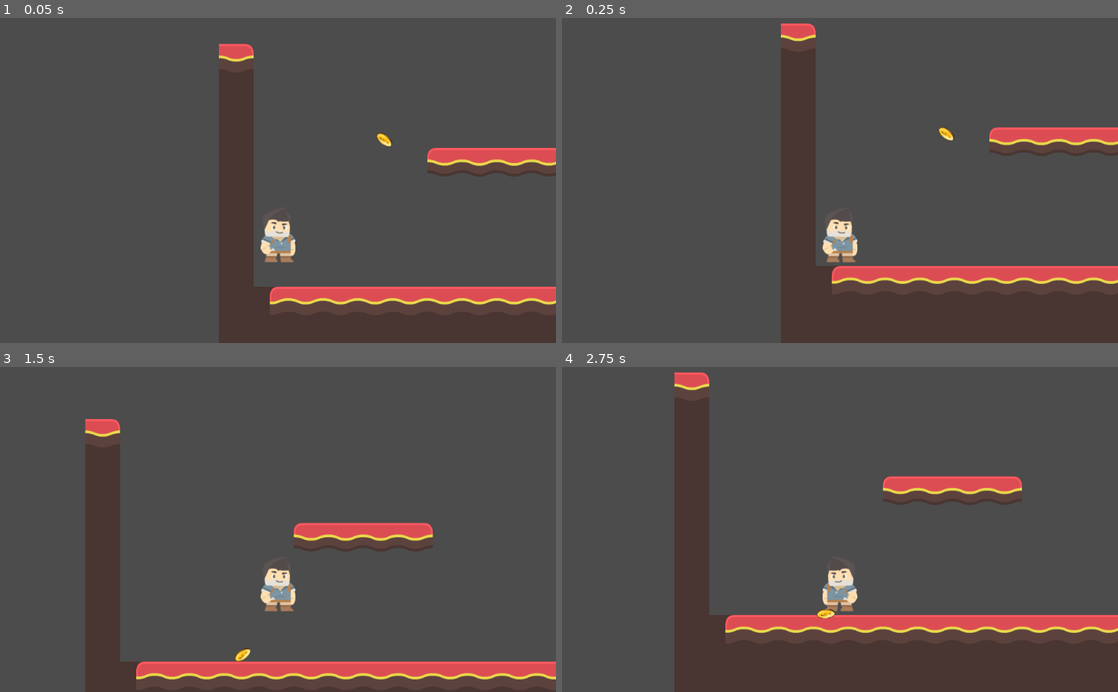
Above: before the commit, frames 1-4 (two rows, left to right).
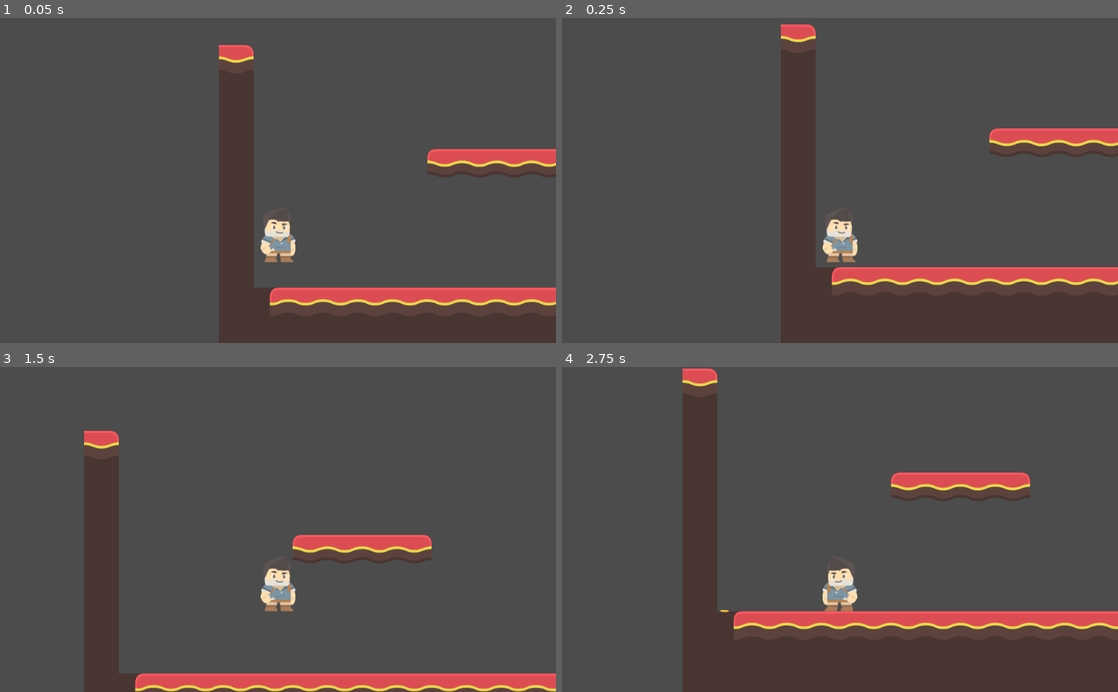
Above: after the commit, the same moments.

Repository: SadmanTariq/Coinshot
Game: Godot game, scene res://Screens/World.tscn
Same seed, same stepped clock (60 frames per second), same inputs: the game is played once before the commit and once after it.
Inputs (mouse positions are in pixels of both pictures, inside the frame that each line leads up to):
- Up to frame 1 (0.05 s): no input
- Up to frame 2 (0.25 s): no input
- Up to frame 3 (1.5 s): move the mouse to (400, 513) at 0.52 s; hold Shift (flare, bound only after the commit) 0.53-1.28 s; hold D (move_right) from 0.53 s (still down); tap Space (jump) at 0.77, 1.07 s; right-click (400, 513) at 0.8 s; move the mouse to (166, 545) at 1.27 s; right-click (166, 545) at 1.35 s
- Up to frame 4 (2.75 s): tap Space (jump) at 1.52, 1.82, 2.3 s; click (728, 545) at 1.55 s; move the mouse to (895, 458) at 2.02 s; release D (move_right) at 2.03 s; press the mouse at (895, 458) at 2.03 s; hold A (move_left) from 2.03 s (still down)

The runs differ from the first frame. In frame 1, 1.5% of the frame differs, in the area x 39-100%, y 7-89%; in frame 2, 1.5%; in frame 3, 9.8%, in the area x 15-100%, y 16-100%; in frame 4, 6.5%.
Error after the commit: Invalid get index '0' (on base: 'Array'). (res://Scripts/Player.gd:97)

Commit message:
Added working steelpushing. Target cannot be selected yet.

Diff:
--- a/godot/Scenes/Coin.tscn
+++ b/godot/Scenes/Coin.tscn
@@ -1,17 +1,27 @@
-[gd_scene load_steps=3 format=2]
+[gd_scene load_steps=4 format=2]
 
 [ext_resource path="res://Sprites/coin.png" type="Texture" id=1]
+[ext_resource path="res://Scripts/Coin.gd" type="Script" id=2]
 
 [sub_resource type="CapsuleShape2D" id=1]
-radius = 8.0
-height = 16.0
+radius = 2.0
+height = 12.437
 
 [node name="Coin" type="RigidBody2D" groups=[
 "coin",
+"pushable",
+"selected",
 ]]
+collision_layer = 2
+collision_mask = 0
+mass = 0.01
+gravity_scale = 10.0
+angular_velocity = 50.0
+script = ExtResource( 2 )
 
 [node name="Shape" type="CollisionShape2D" parent="."]
 shape = SubResource( 1 )
 
 [node name="Sprite" type="Sprite" parent="."]
+scale = Vector2( 0.25, 0.5 )
 texture = ExtResource( 1 )
--- a/godot/Scenes/Player.tscn
+++ b/godot/Scenes/Player.tscn
@@ -3,9 +3,8 @@
 [ext_resource path="res://Sprites/adventurer_stand.png" type="Texture" id=1]
 [ext_resource path="res://Scripts/Player.gd" type="Script" id=2]
 
-[sub_resource type="CapsuleShape2D" id=1]
-radius = 32.0
-height = 51.0
+[sub_resource type="RectangleShape2D" id=1]
+extents = Vector2( 27.1024, 51 )
 
 [node name="Player" type="KinematicBody2D"]
 script = ExtResource( 2 )
--- a/godot/Screens/World.tscn
+++ b/godot/Screens/World.tscn
@@ -1,14 +1,16 @@
-[gd_scene load_steps=33 format=2]
+[gd_scene load_steps=32 format=2]
 
 [ext_resource path="res://Spritesheets/tilesheet.png" type="Texture" id=1]
 [ext_resource path="res://Scenes/Player.tscn" type="PackedScene" id=2]
-[ext_resource path="res://Scenes/Coin.tscn" type="PackedScene" id=3]
+
+[sub_resource type="ConvexPolygonShape2D" id=1]
+points = PoolVector2Array( 0, 0, 64, 0, 64, 64, 0, 64 )
 
 [sub_resource type="ConvexPolygonShape2D" id=2]
-points = PoolVector2Array( 0, 0, 64, 0, 64, 64, 0, 64 )
+points = PoolVector2Array( 0, 0, 64, 0, 64, 0, 0, 0 )
 
 [sub_resource type="ConvexPolygonShape2D" id=3]
-points = PoolVector2Array( 0, 0, 64, 0, 64, 0, 0, 0 )
+points = PoolVector2Array( 0, 0, 64, 0, 64, 64, 0, 64 )
 
 [sub_resource type="ConvexPolygonShape2D" id=4]
 points = PoolVector2Array( 0, 0, 64, 0, 64, 64, 0, 64 )
@@ -44,51 +46,48 @@
 points = PoolVector2Array( 0, 0, 64, 0, 64, 64, 0, 64 )
 
 [sub_resource type="ConvexPolygonShape2D" id=15]
-points = PoolVector2Array( 0, 0, 64, 0, 64, 64, 0, 64 )
+points = PoolVector2Array( 64, 64, 0, 64, 0, 0, 64, 64 )
 
 [sub_resource type="ConvexPolygonShape2D" id=16]
-points = PoolVector2Array( 64, 64, 0, 64, 0, 0, 64, 64 )
+points = PoolVector2Array( 64, 64, 0, 64, 0, 64, 64, 0 )
 
 [sub_resource type="ConvexPolygonShape2D" id=17]
+points = PoolVector2Array( 0, 0, 64, 64, 64, 64, 0, 64 )
+
+[sub_resource type="ConvexPolygonShape2D" id=18]
 points = PoolVector2Array( 64, 64, 0, 64, 0, 64, 64, 0 )
 
-[sub_resource type="ConvexPolygonShape2D" id=18]
-points = PoolVector2Array( 0, 0, 64, 64, 64, 64, 0, 64 )
-
 [sub_resource type="ConvexPolygonShape2D" id=19]
-points = PoolVector2Array( 64, 64, 0, 64, 0, 64, 64, 0 )
+points = PoolVector2Array( 64, 64, 0, 64, 0, 0, 64, 0 )
 
 [sub_resource type="ConvexPolygonShape2D" id=20]
+points = PoolVector2Array( 0, 0, 64, 0, 64, 64, 0, 64 )
+
+[sub_resource type="ConvexPolygonShape2D" id=21]
+points = PoolVector2Array( 0, 0, 64, 0, 64, 64, 0, 64 )
+
+[sub_resource type="ConvexPolygonShape2D" id=22]
+points = PoolVector2Array( 0, 0, 64, 0, 64, 64, 0, 64 )
+
+[sub_resource type="ConvexPolygonShape2D" id=23]
+points = PoolVector2Array( 0, 0, 64, 0, 64, 64, 0, 64 )
+
+[sub_resource type="ConvexPolygonShape2D" id=24]
+points = PoolVector2Array( 0, 0, 64, 0, 64, 64, 0, 64 )
+
+[sub_resource type="ConvexPolygonShape2D" id=25]
 points = PoolVector2Array( 64, 64, 0, 64, 0, 0, 64, 0 )
-
-[sub_resource type="ConvexPolygonShape2D" id=21]
-points = PoolVector2Array( 0, 0, 64, 0, 64, 64, 0, 64 )
-
-[sub_resource type="ConvexPolygonShape2D" id=22]
-points = PoolVector2Array( 0, 0, 64, 0, 64, 64, 0, 64 )
-
-[sub_resource type="ConvexPolygonShape2D" id=23]
-points = PoolVector2Array( 0, 0, 64, 0, 64, 64, 0, 64 )
-
-[sub_resource type="ConvexPolygonShape2D" id=24]
-points = PoolVector2Array( 0, 0, 64, 0, 64, 64, 0, 64 )
-
-[sub_resource type="ConvexPolygonShape2D" id=25]
-points = PoolVector2Array( 0, 0, 64, 0, 64, 64, 0, 64 )
 
 [sub_resource type="ConvexPolygonShape2D" id=26]
 points = PoolVector2Array( 64, 64, 0, 64, 0, 0, 64, 0 )
 
 [sub_resource type="ConvexPolygonShape2D" id=27]
-points = PoolVector2Array( 64, 64, 0, 64, 0, 0, 64, 0 )
+points = PoolVector2Array( 64, 64, 64, 64, 0, 0, 64, 0 )
 
 [sub_resource type="ConvexPolygonShape2D" id=28]
-points = PoolVector2Array( 64, 64, 64, 64, 0, 0, 64, 0 )
-
-[sub_resource type="ConvexPolygonShape2D" id=29]
 points = PoolVector2Array( 0, 64, 0, 64, 0, 0, 64, 0 )
 
-[sub_resource type="TileSet" id=1]
+[sub_resource type="TileSet" id=29]
 0/name = "tilesheet.png 0"
 0/texture = ExtResource( 1 )
 0/tex_offset = Vector2( 0, 0 )
@@ -106,176 +105,176 @@
 0/navigation_offset = Vector2( 0, 0 )
 0/shape_offset = Vector2( 0, 0 )
 0/shape_transform = Transform2D( 1, 0, 0, 1, 0, 0 )
-0/shape = SubResource( 2 )
+0/shape = SubResource( 1 )
 0/shape_one_way = false
 0/shape_one_way_margin = 1.0
 0/shapes = [ {
 "autotile_coord": Vector2( 0, 0 ),
 "one_way": false,
 "one_way_margin": 1.0,
+"shape": SubResource( 1 ),
+"shape_transform": Transform2D( 1, 0, 0, 1, 0, 0 )
+}, {
+"autotile_coord": Vector2( 1, 0 ),
+"one_way": false,
+"one_way_margin": 1.0,
 "shape": SubResource( 2 ),
 "shape_transform": Transform2D( 1, 0, 0, 1, 0, 0 )
 }, {
+"autotile_coord": Vector2( 2, 0 ),
+"one_way": false,
+"one_way_margin": 1.0,
+"shape": SubResource( 3 ),
+"shape_transform": Transform2D( 1, 0, 0, 1, 0, 0 )
+}, {
 "autotile_coord": Vector2( 1, 0 ),
 "one_way": false,
 "one_way_margin": 1.0,
-"shape": SubResource( 3 ),
-"shape_transform": Transform2D( 1, 0, 0, 1, 0, 0 )
-}, {
-"autotile_coord": Vector2( 2, 0 ),
-"one_way": false,
-"one_way_margin": 1.0,
 "shape": SubResource( 4 ),
 "shape_transform": Transform2D( 1, 0, 0, 1, 0, 0 )
 }, {
-"autotile_coord": Vector2( 1, 0 ),
+"autotile_coord": Vector2( 3, 0 ),
 "one_way": false,
 "one_way_margin": 1.0,
 "shape": SubResource( 5 ),
 "shape_transform": Transform2D( 1, 0, 0, 1, 0, 0 )
 }, {
-"autotile_coord": Vector2( 3, 0 ),
+"autotile_coord": Vector2( 4, 0 ),
 "one_way": false,
 "one_way_margin": 1.0,
 "shape": SubResource( 6 ),
 "shape_transform": Transform2D( 1, 0, 0, 1, 0, 0 )
 }, {
-"autotile_coord": Vector2( 4, 0 ),
+"autotile_coord": Vector2( 5, 0 ),
 "one_way": false,
 "one_way_margin": 1.0,
 "shape": SubResource( 7 ),
 "shape_transform": Transform2D( 1, 0, 0, 1, 0, 0 )
 }, {
-"autotile_coord": Vector2( 5, 0 ),
+"autotile_coord": Vector2( 6, 0 ),
 "one_way": false,
 "one_way_margin": 1.0,
 "shape": SubResource( 8 ),
 "shape_transform": Transform2D( 1, 0, 0, 1, 0, 0 )
 }, {
-"autotile_coord": Vector2( 6, 0 ),
+"autotile_coord": Vector2( 7, 0 ),
 "one_way": false,
 "one_way_margin": 1.0,
 "shape": SubResource( 9 ),
 "shape_transform": Transform2D( 1, 0, 0, 1, 0, 0 )
 }, {
-"autotile_coord": Vector2( 7, 0 ),
+"autotile_coord": Vector2( 8, 0 ),
 "one_way": false,
 "one_way_margin": 1.0,
 "shape": SubResource( 10 ),
 "shape_transform": Transform2D( 1, 0, 0, 1, 0, 0 )
 }, {
-"autotile_coord": Vector2( 8, 0 ),
+"autotile_coord": Vector2( 8, 1 ),
 "one_way": false,
 "one_way_margin": 1.0,
 "shape": SubResource( 11 ),
 "shape_transform": Transform2D( 1, 0, 0, 1, 0, 0 )
 }, {
-"autotile_coord": Vector2( 8, 1 ),
+"autotile_coord": Vector2( 7, 1 ),
 "one_way": false,
 "one_way_margin": 1.0,
 "shape": SubResource( 12 ),
 "shape_transform": Transform2D( 1, 0, 0, 1, 0, 0 )
 }, {
-"autotile_coord": Vector2( 7, 1 ),
+"autotile_coord": Vector2( 6, 1 ),
 "one_way": false,
 "one_way_margin": 1.0,
 "shape": SubResource( 13 ),
 "shape_transform": Transform2D( 1, 0, 0, 1, 0, 0 )
 }, {
-"autotile_coord": Vector2( 6, 1 ),
+"autotile_coord": Vector2( 5, 1 ),
 "one_way": false,
 "one_way_margin": 1.0,
 "shape": SubResource( 14 ),
 "shape_transform": Transform2D( 1, 0, 0, 1, 0, 0 )
 }, {
-"autotile_coord": Vector2( 5, 1 ),
+"autotile_coord": Vector2( 4, 1 ),
 "one_way": false,
 "one_way_margin": 1.0,
 "shape": SubResource( 15 ),
 "shape_transform": Transform2D( 1, 0, 0, 1, 0, 0 )
 }, {
-"autotile_coord": Vector2( 4, 1 ),
+"autotile_coord": Vector2( 3, 1 ),
 "one_way": false,
 "one_way_margin": 1.0,
 "shape": SubResource( 16 ),
 "shape_transform": Transform2D( 1, 0, 0, 1, 0, 0 )
 }, {
-"autotile_coord": Vector2( 3, 1 ),
+"autotile_coord": Vector2( 2, 1 ),
 "one_way": false,
 "one_way_margin": 1.0,
 "shape": SubResource( 17 ),
 "shape_transform": Transform2D( 1, 0, 0, 1, 0, 0 )
 }, {
-"autotile_coord": Vector2( 2, 1 ),
+"autotile_coord": Vector2( 1, 1 ),
 "one_way": false,
 "one_way_margin": 1.0,
 "shape": SubResource( 18 ),
 "shape_transform": Transform2D( 1, 0, 0, 1, 0, 0 )
 }, {
-"autotile_coord": Vector2( 1, 1 ),
+"autotile_coord": Vector2( 0, 1 ),
 "one_way": false,
 "one_way_margin": 1.0,
 "shape": SubResource( 19 ),
 "shape_transform": Transform2D( 1, 0, 0, 1, 0, 0 )
 }, {
-"autotile_coord": Vector2( 0, 1 ),
+"autotile_coord": Vector2( 0, 2 ),
 "one_way": false,
 "one_way_margin": 1.0,
 "shape": SubResource( 20 ),
 "shape_transform": Transform2D( 1, 0, 0, 1, 0, 0 )
 }, {
-"autotile_coord": Vector2( 0, 2 ),
+"autotile_coord": Vector2( 1, 2 ),
 "one_way": false,
 "one_way_margin": 1.0,
 "shape": SubResource( 21 ),
 "shape_transform": Transform2D( 1, 0, 0, 1, 0, 0 )
 }, {
-"autotile_coord": Vector2( 1, 2 ),
+"autotile_coord": Vector2( 2, 2 ),
 "one_way": false,
 "one_way_margin": 1.0,
 "shape": SubResource( 22 ),
 "shape_transform": Transform2D( 1, 0, 0, 1, 0, 0 )
 }, {
-"autotile_coord": Vector2( 2, 2 ),
+"autotile_coord": Vector2( 3, 2 ),
 "one_way": false,
 "one_way_margin": 1.0,
 "shape": SubResource( 23 ),
 "shape_transform": Transform2D( 1, 0, 0, 1, 0, 0 )
 }, {
-"autotile_coord": Vector2( 3, 2 ),
+"autotile_coord": Vector2( 4, 2 ),
 "one_way": false,
 "one_way_margin": 1.0,
 "shape": SubResource( 24 ),
 "shape_transform": Transform2D( 1, 0, 0, 1, 0, 0 )
 }, {
-"autotile_coord": Vector2( 4, 2 ),
+"autotile_coord": Vector2( 5, 2 ),
 "one_way": false,
 "one_way_margin": 1.0,
 "shape": SubResource( 25 ),
 "shape_transform": Transform2D( 1, 0, 0, 1, 0, 0 )
 }, {
-"autotile_coord": Vector2( 5, 2 ),
+"autotile_coord": Vector2( 6, 2 ),
 "one_way": false,
 "one_way_margin": 1.0,
 "shape": SubResource( 26 ),
 "shape_transform": Transform2D( 1, 0, 0, 1, 0, 0 )
 }, {
-"autotile_coord": Vector2( 6, 2 ),
+"autotile_coord": Vector2( 7, 2 ),
 "one_way": false,
 "one_way_margin": 1.0,
 "shape": SubResource( 27 ),
 "shape_transform": Transform2D( 1, 0, 0, 1, 0, 0 )
 }, {
-"autotile_coord": Vector2( 7, 2 ),
+"autotile_coord": Vector2( 8, 2 ),
 "one_way": false,
 "one_way_margin": 1.0,
 "shape": SubResource( 28 ),
-"shape_transform": Transform2D( 1, 0, 0, 1, 0, 0 )
-}, {
-"autotile_coord": Vector2( 8, 2 ),
-"one_way": false,
-"one_way_margin": 1.0,
-"shape": SubResource( 29 ),
 "shape_transform": Transform2D( 1, 0, 0, 1, 0, 0 )
 } ]
 0/z_index = 0
@@ -283,17 +282,14 @@
 [node name="World" type="Node2D"]
 
 [node name="TileMap" type="TileMap" parent="."]
-tile_set = SubResource( 1 )
+tile_set = SubResource( 29 )
 collision_layer = 3
+collision_mask = 3
 format = 1
 tile_data = PoolIntArray( 0, 0, 3, 65536, 0, 0, 131072, 0, 0, 131103, 0, 4, 196608, 0, 0, 196614, 0, 5, 196615, 0, 6, 1 …(1649 unchanged characters)…
+__meta__ = {
+"_edit_lock_": true
+}
 
 [node name="Player" parent="." instance=ExtResource( 2 )]
 position = Vector2( 109.092, 348.178 )
-gravity = 40
-jump_force = 1000
-
-[node name="Coin" parent="." instance=ExtResource( 3 )]
-position = Vector2( 305.046, 176.341 )
-rotation = -0.843599
-gravity_scale = 10.0
--- /dev/null
+++ b/godot/Scripts/Coin.gd
@@ -0,0 +1,22 @@
+extends RigidBody2D
+
+export var push_multiplier = .0001
+
+
+func _ready():
+	contact_monitor = true
+	contacts_reported = 3
+
+
+func apply_push(origin: Vector2, strength: float, pusher_mass: float):
+	var magnitude = strength * push_multiplier
+	var push_vector = (global_position - origin).normalized() * magnitude
+	if mass > pusher_mass:
+		return global_position
+
+	apply_central_impulse(push_vector)
+
+	if len(get_colliding_bodies()) > 0:
+		return global_position
+	else:
+		return null
--- a/godot/Scripts/Player.gd
+++ b/godot/Scripts/Player.gd
@@ -1,63 +1,109 @@
 extends KinematicBody2D
 
-export var move_speed = 200
-export var gravity = 20
-export var jump_force = 400
+export var mass = 70
+export var gravity_constant = 20
+export var jump_speed = 600
+export var move_force = 5000
+export var drag = 10
+export var coin_throw_force = 500
+export var steelpush_strength = 2000
+export var steelpush_flare_strength = 4000
 
+export (PackedScene) var coin = preload("res://Scenes/Coin.tscn")
+
+var resultant_force = Vector2()
+var acceleration = Vector2()
 var velocity = Vector2()
-var drag = 0.5
+var weight
 
 var facing_right = true
 
 var dead = false
 
-var coin = preload("res://Scenes/Coin.tscn")
 
 # Called when the node enters the scene tree for the first time.
 func _ready():
-	pass # Replace with function body.
+	weight = Vector2(0, mass * gravity_constant)
 
 
 func _process(delta):
 	if dead and Input.is_action_pressed("restart"):
 		get_tree().reload_current_scene()
 
+
+#func _input(event):
+#	if event.is_action_pressed("throw_coin"):
+#		throw_coin()
+
+
 func _physics_process(delta):
-	var move_vector = Vector2()
-	if !dead:
-		if Input.is_action_pressed("move_left"):
-			move_vector.x -= 1
-		if Input.is_action_pressed("move_right"):
-			move_vector.x += 1
+	resultant_force = Vector2()
+	var grounded = is_on_floor()
 
-	velocity += move_vector * move_speed - drag * Vector2(velocity.x, 0)
 
-	var cur_grounded = is_on_floor()
+	var move_vector_x = 0
+	if Input.is_action_pressed("move_right"):
+		move_vector_x += 1
+	if Input.is_action_pressed("move_left"):
+		move_vector_x -= 1
+	if Input.is_action_pressed("jump") and grounded:
+		jump()
+	if Input.is_action_pressed("steel_push"):
+		if Input.is_action_pressed("flare"):
+			steel_push_selected(true)
+		else:
+			steel_push_selected()
+	if Input.is_action_just_pressed("throw_coin"):
+		throw_coin()
 
-	var pressed_jump = Input.is_action_just_pressed("jump")
+	resultant_force += Vector2(move_vector_x * move_force, 0)
+#	if !grounded:
+	resultant_force += weight
+	resultant_force -= Vector2(velocity.x * drag, 0)
 
-	if (pressed_jump and cur_grounded):
-		jump()
-
-	velocity.y += gravity
-
-	if cur_grounded and velocity.y > 10:
-		velocity.y = 10
-
+	acceleration = resultant_force / mass
+	velocity += acceleration
 	velocity = move_and_slide(velocity, Vector2.UP)
 
-	if move_vector.x > 0.0 and !facing_right:
+	if move_vector_x > 0.0 and !facing_right:
 		flip()
-	elif move_vector.x < 0.0 and facing_right:
+	elif move_vector_x < 0.0 and facing_right:
 		flip()
 
 
 func jump():
 	if dead:
 		return
-	velocity.y = -jump_force
+	velocity.y = -jump_speed
 
 
 func flip():
 	$Sprite.flip_h = !$Sprite.flip_h
 	facing_right = !facing_right
+
+
+func throw_coin():
+	print("thrown at", (get_global_mouse_position() - position).angle())
+	var coin_instance = coin.instance()
+	owner.add_child(coin_instance)
+	coin_instance.position = position
+	coin_instance.linear_velocity.x = velocity.x
+	var impulse = (get_global_mouse_position() - position).normalized()
+	impulse *= coin_throw_force
+	coin_instance.apply_central_impulse(impulse)
+
+
+func steel_push_selected(flared=false):
+	var target = get_tree().get_nodes_in_group("selected")[0]
+	var strength = steelpush_strength
+	if flared:
+		strength = steelpush_flare_strength
+	var push_origin = target.apply_push(global_position, strength, mass)
+
+	if push_origin != null:
+		self_push(push_origin, strength)
+
+
+func self_push(push_origin: Vector2, strength):
+	print("self_push")
+	resultant_force += (global_position - push_origin).normalized() * strength
--- a/godot/project.godot
+++ b/godot/project.godot
@@ -40,6 +40,21 @@
 "events": [ Object(InputEventKey,"resource_local_to_scene":false,"resource_name":"","device":0,"alt":false,"shift":false,"control":false,"meta":false,"command":false,"pressed":false,"scancode":82,"unicode":0,"echo":false,"script":null)
  ]
 }
+throw_coin={
+"deadzone": 0.5,
+"events": [ Object(InputEventMouseButton,"resource_local_to_scene":false,"resource_name":"","device":0,"alt":false,"shift":false,"control":false,"meta":false,"command":false,"button_mask":0,"position":Vector2( 0, 0 ),"global_position":Vector2( 0, 0 ),"factor":1.0,"button_index":1,"pressed":false,"doubleclick":false,"script":null)
+ ]
+}
+steel_push={
+"deadzone": 0.5,
+"events": [ Object(InputEventMouseButton,"resource_local_to_scene":false,"resource_name":"","device":0,"alt":false,"shift":false,"control":false,"meta":false,"command":false,"button_mask":0,"position":Vector2( 0, 0 ),"global_position":Vector2( 0, 0 ),"factor":1.0,"button_index":2,"pressed":false,"doubleclick":false,"script":null)
+ ]
+}
+flare={
+"deadzone": 0.5,
+"events": [ Object(InputEventKey,"resource_local_to_scene":false,"resource_name":"","device":0,"alt":false,"shift":false,"control":false,"meta":false,"command":false,"pressed":false,"scancode":16777237,"unicode":0,"echo":false,"script":null)
+ ]
+}
 
 [rendering]
 
Not shown, added: godot/.mono/metadata/ide_server_meta.txt
